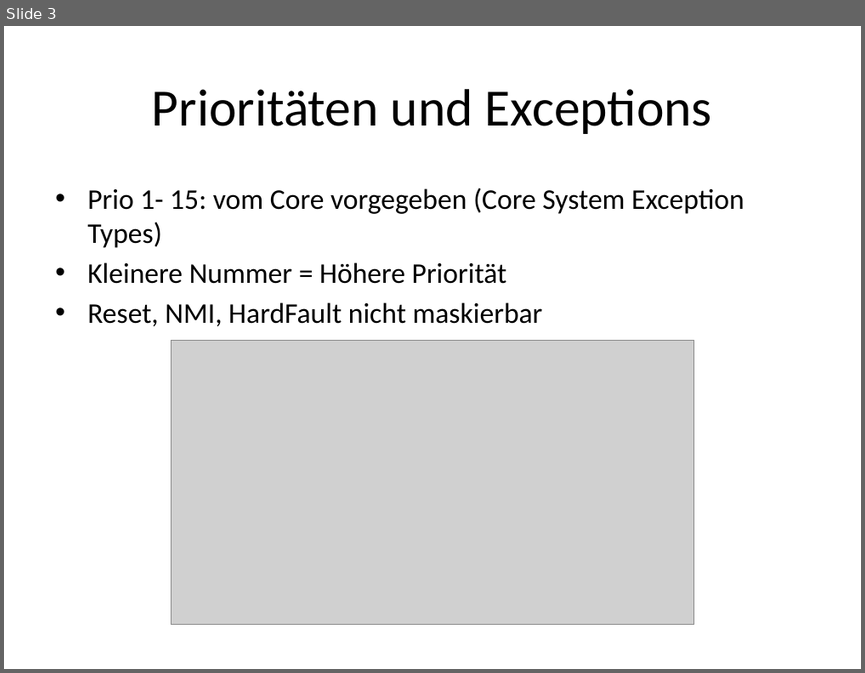
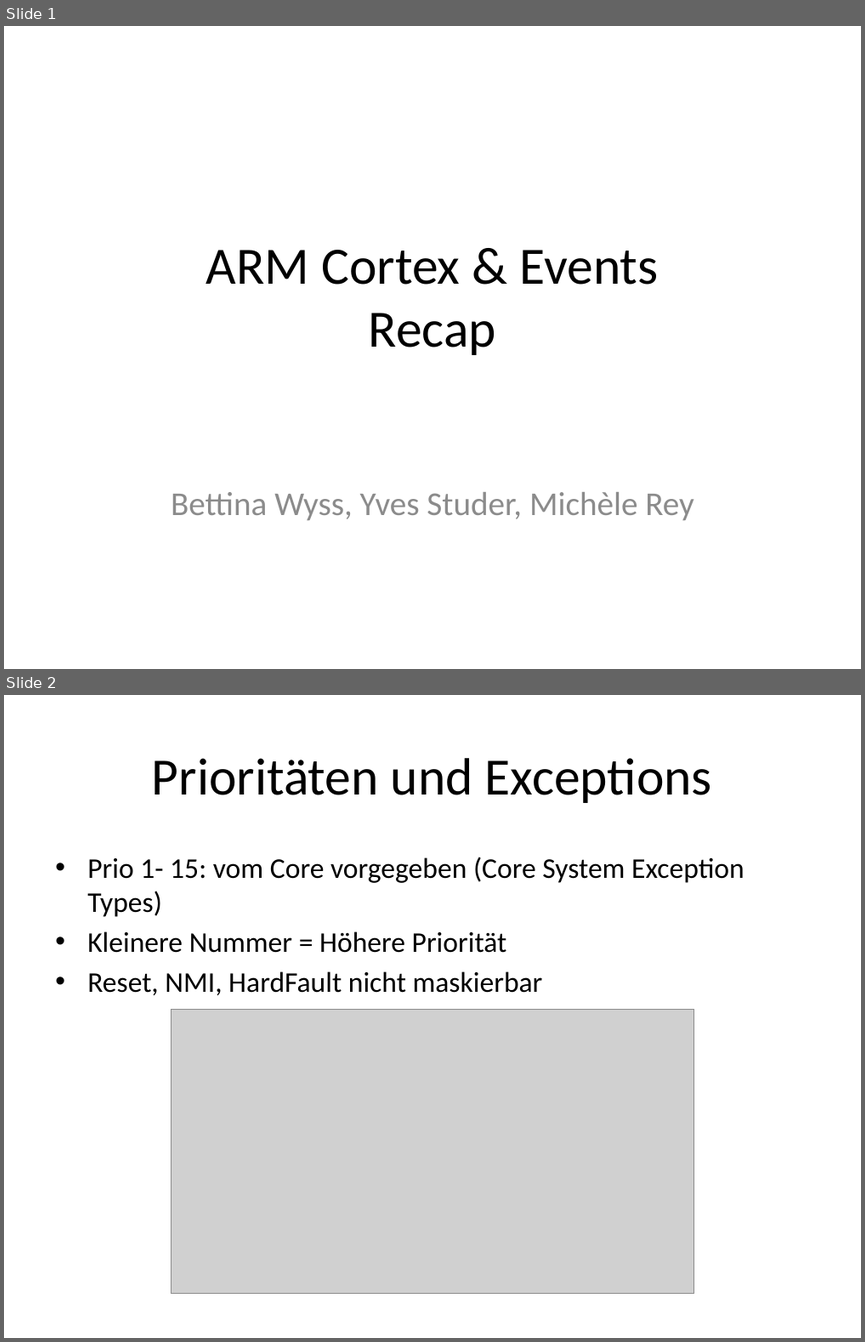
Before and after one commit to BettyET/source42, a slide deck: Recap/Recap.pptx. Shown one above the other, each under a label of ours: slide 3 before the commit, slides 1 and 2 after it. The pictures are 865x673 and 865x1342 pixels, drawn with LibreOffice and Linux fonts; fonts in the diff are those of the drawing; grey boxes stand for pictures. Boxes give left, top, right and bottom in pixels: in the first picture for what was removed or moved away, otherwise in the second. Text is boxed around its words. In the diff, an @@ line names an element or a change of style, - is before the commit and + after.

```diff
--- a/Recap/Recap.pptx
+++ b/Recap/Recap.pptx
@@ slide 1 added at bbox=[4, 26, 861, 669], background #FFFFFF @@
@@ title added at bbox=[206, 250, 658, 355], 44 pt, text #000000 @@
+ARM Cortex & Events
+Recap
@@ subtitle added at bbox=[171, 492, 694, 520], 28 pt, text #8C8C8C @@
+Bettina Wyss, Yves Studer, Michèle Rey
@@ what was slide 3 is now slide 2 @@
```
Also in this commit, not shown: 2 slides changed, 2 slides removed.
